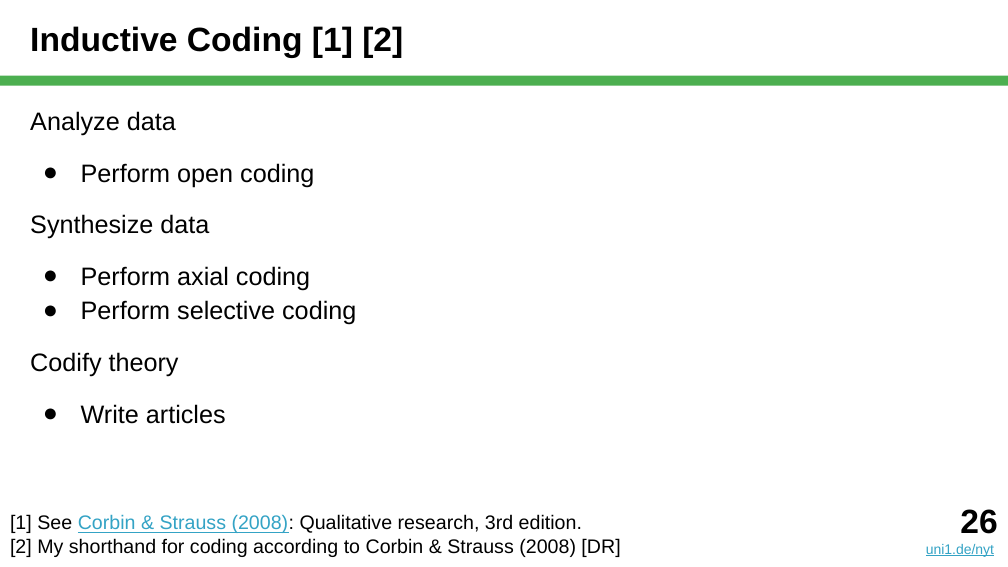
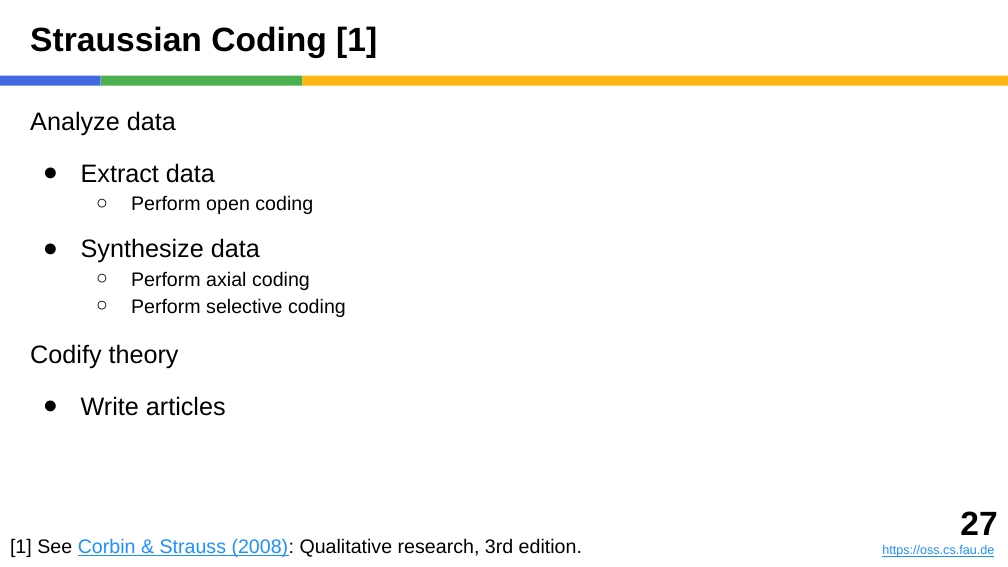
Before and after one commit to dirkriehle/nyt-course, a slide deck: slide 27 of Lecture slides/NYT B03 - Qualitative Data Analysis.pptx (slide 26 before the commit). Drawn at 1008x567 pixels with LibreOffice and Linux fonts; fonts in the diff are those of the drawing. Boxes give left, top, right and bottom in pixels: in the first picture for what was removed or moved away, otherwise in the second. Text is boxed around its words. In the diff, an @@ line names an element or a change of style, - is before the commit and + after.

```diff
--- a/Lecture slides/NYT B03 - Qualitative Data Analysis.pptx
+++ b/Lecture slides/NYT B03 - Qualitative Data Analysis.pptx
@@ title at [30, 26, 377, 58]: text changed @@
-Inductive Coding [1] [2]
+Straussian Coding [1]
@@ rectangle added at [0, 76, 101, 86], fill #4169E1 @@
@@ rectangle added at [101, 76, 302, 86], fill #4CAF50 @@
@@ rectangle: place and size @@
-rectangle at [0, 76, 1008, 86]
+rectangle at [302, 76, 1008, 86]
@@ rectangle at [302, 76, 1008, 86]: fill #4CAF50 to #FEB612 @@
@@ text at [81, 163, 215, 183]: paragraph added @@
+● Extract data
@@ text at [81, 195, 346, 317]: size 18 to 14 pt in "Perform open coding", "Perform axial coding", "Perform selective coding"; bullet ● to ○; list level 1 to 2 in "Perform open coding"; bullet none to ●; less space between paragraphs; list level 1 to 2 in "Perform axial coding"; list level 1 to 2 in "Perform selective coding" @@
@@ text "[1] See Corbin & Strauss ..." at [10, 538, 582, 557]: text colour #34A3C5 to #1E90FF in "Corbin & Strauss (2008):" @@
@@ text removed at [926, 509, 997, 557] @@
-26
-uni1.de/nyt
@@ text at [10, 538, 620, 557]: paragraph removed @@
-[2] My shorthand for coding according to Corbin & Strauss (2008) [DR]
@@ text added at [882, 511, 997, 557], 9 pt, text #1E90FF, underline @@
+27
+https://oss.cs.fau.de
```
Also in this commit, not shown: 59 other slides changed, 1 slide added, 3 other files.
